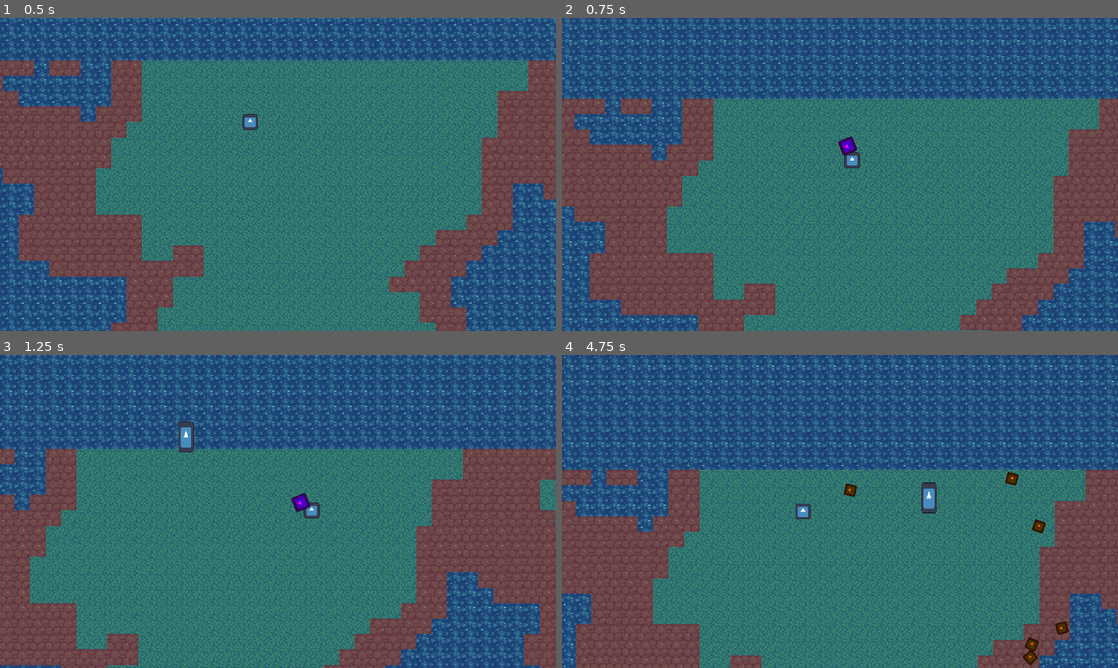
Above: before the commit, frames 1-4 (two rows, left to right).
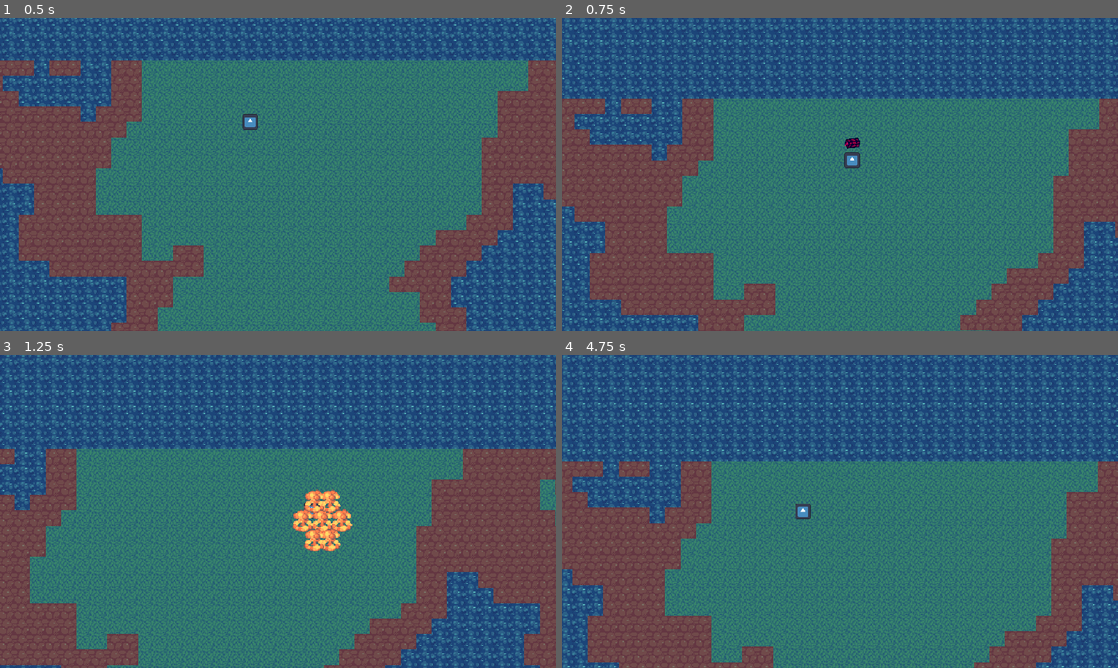
Above: after the commit, the same moments.

Repository: slotling/collateral-damage-gwj71
Game: Godot game, scene res://Scenes/Root/world.tscn
Same seed, same stepped clock (60 frames per second), same inputs: the game is played once before the commit and once after it. The engine's default icon, where the game draws it, is replaced by a stand-in: a white triangle on a blue panel in a dark square.
Inputs (mouse positions are in pixels of both pictures, inside the frame that each line leads up to):
- Up to frame 1 (0.5 s): no input
- Up to frame 2 (0.75 s): move the mouse to (962, 158) at 0.52 s; hold D (right) from 0.53 s (still down); click (962, 158) at 0.6 s
- Up to frame 3 (1.25 s): keep holding D (right)
- Up to frame 4 (4.75 s): move the mouse to (728, 527) at 1.27 s; release D (right) at 1.28 s; hold S (backward) 1.28-2.03 s; right-click (728, 527) at 1.35 s; move the mouse to (895, 442) at 2.02 s; hold D (right) 2.03-2.78 s; hold Shift (run) 2.03-2.78 s; move the mouse to (812, 574) at 2.77 s; hold W (forward) 2.78-3.53 s; click (812, 574) at 2.85 s; move the mouse to (1006, 558) at 3.52 s; hold A (left) from 3.53 s (still down); right-click (1006, 558) at 3.6 s; move the mouse to (673, 464) at 4.27 s; tap Shift (run) at 4.35 s

Frame 1 is identical in both runs. In frame 2, 0.2% of the frame differs, in the area x 49-54%, y 37-44%; in frame 3, 1.7%; in frame 4, 35%, in the area x 0-100%, y 0-100%.

Commit message:
explosiomn

Diff:
--- a/Handlers/WaveHandler.gd
+++ b/Handlers/WaveHandler.gd
@@ -3,8 +3,6 @@
 signal wave_completed
 signal all_waves_finished
 signal enemy_died
-
-enum enemy_types {terminator, killer_panda}
 
 @onready var cooldown_timer = $WaveCooldown
 @onready var terrain_generator: Node2D = get_tree().get_first_node_in_group("terrain_generator")
@@ -23,7 +21,6 @@
 	randomize()
 
 func start_wave():
-
 	if !enabled:
 		return
 
@@ -31,6 +28,7 @@
 		enemy_count = n + 1
 
 		spawn_enemy()
+		await get_tree().create_timer(1).timeout
 
 func get_random_position():
 	if terrain_generator:
@@ -40,18 +38,12 @@
 		return random_tile_pos - terrain_generator.size/2
 	return Vector2.ZERO
 
-func get_enemy_type() -> int:
-	var enemy_type = randi_range(0, enemy_types.size() - 1)
-	return enemy_type
-
 func spawn_enemy():
 	var enemy_instance = enemy.instantiate()
-	var enemy_type = get_enemy_type()
 	var random_pos = get_random_position()
 	var health_handler = enemy_instance.health_handler
 
 	enemy_count += 1
-	# enemy_instance.type = str(enemy_type)
 
 	enemy_instance.global_position = random_pos * terrain_generator.tilesize
 	get_parent().add_child(enemy_instance)
--- /dev/null
+++ b/Resources/Atlases/dynamite.tres
@@ -0,0 +1,7 @@
+[gd_resource type="AtlasTexture" load_steps=2 format=3 uid="uid://dnsjq5yixo2q6"]
+
+[ext_resource type="Texture2D" uid="uid://qwjb26svp7gc" path="res://Assets/Textures/NyomSprites.png" id="1_wg0ca"]
+
+[resource]
+atlas = ExtResource("1_wg0ca")
+region = Rect2(0, 224, 32, 32)
--- /dev/null
+++ b/Resources/Atlases/explosion.tres
@@ -0,0 +1,7 @@
+[gd_resource type="AtlasTexture" load_steps=2 format=3 uid="uid://dlugdnup3lyps"]
+
+[ext_resource type="Texture2D" uid="uid://qwjb26svp7gc" path="res://Assets/Textures/NyomSprites.png" id="1_drwe4"]
+
+[resource]
+atlas = ExtResource("1_drwe4")
+region = Rect2(704, 96, 320, 64)
--- /dev/null
+++ b/Resources/Atlases/spark.tres
@@ -0,0 +1,7 @@
+[gd_resource type="AtlasTexture" load_steps=2 format=3 uid="uid://djph3r6qhqu6u"]
+
+[ext_resource type="Texture2D" uid="uid://qwjb26svp7gc" path="res://Assets/Textures/NyomSprites.png" id="1_cvt1v"]
+
+[resource]
+atlas = ExtResource("1_cvt1v")
+region = Rect2(768, 32, 256, 64)
--- a/Scenes/Entities/Projectiles/Bomb.gd
+++ b/Scenes/Entities/Projectiles/Bomb.gd
@@ -2,6 +2,8 @@
 class_name Bomb
 
 var end_position:Vector2
+@export var CURVE_SPEED = 500
+@export var ROTATE_DEGREES_SPEED = 360*2
 
 func init(from=Vector2.ZERO, to=Vector2.ZERO) -> void: # global positions
 	global_position = from
@@ -10,11 +12,15 @@
 	end_position = to
 
 func _ready() -> void:
-	pass # Replace with function body.
+	pass
 
-# Called every frame. 'delta' is the elapsed time since the previous frame.
-func _physics_process(delta) -> void:
-	$UpCurvePath/PathFollow2D.progress += 400 * delta
+func _process(delta) -> void:
+	if global_position.x <= end_position.x:
+		$UpCurvePath/PathFollow2D/Sprite2D.rotation_degrees += ROTATE_DEGREES_SPEED * delta
+	else:
+		$UpCurvePath/PathFollow2D/Sprite2D.rotation_degrees -= ROTATE_DEGREES_SPEED * delta
+
+	$UpCurvePath/PathFollow2D.progress += CURVE_SPEED * delta
 	if $UpCurvePath/PathFollow2D.progress_ratio >= 1:
 		detonate()
 
--- a/Scenes/Entities/Projectiles/Bomb.tscn
+++ b/Scenes/Entities/Projectiles/Bomb.tscn
@@ -2,17 +2,19 @@
 
 [ext_resource type="PackedScene" uid="uid://ca3tsn8ksqgef" path="res://Scenes/Misc/UpCurvePath.tscn" id="1_eohv5"]
 [ext_resource type="Script" path="res://Scenes/Entities/Projectiles/Bomb.gd" id="1_vxjbw"]
-[ext_resource type="Curve2D" uid="uid://co1oeabgggmst" path="res://Resources/Curves/ProjectileCurve.tres" id="3_22m7i"]
-[ext_resource type="Texture2D" uid="uid://b1k3mggtht0mx" path="res://icon.svg" id="3_wqwyo"]
+[ext_resource type="Texture2D" uid="uid://dnsjq5yixo2q6" path="res://Resources/Atlases/dynamite.tres" id="3_6cknm"]
+
+[sub_resource type="Curve2D" id="Curve2D_pfiob"]
+resource_local_to_scene = true
 
 [node name="Bomb" type="Node2D"]
 script = ExtResource("1_vxjbw")
 
 [node name="UpCurvePath" parent="." instance=ExtResource("1_eohv5")]
-curve = ExtResource("3_22m7i")
+curve = SubResource("Curve2D_pfiob")
 
 [node name="Sprite2D" type="Sprite2D" parent="UpCurvePath/PathFollow2D" index="0"]
 modulate = Color(1, 0, 1, 1)
-texture = ExtResource("3_wqwyo")
+texture = ExtResource("3_6cknm")
 
 [editable path="UpCurvePath"]
--- a/Scenes/Entities/Projectiles/explosion.gd
+++ b/Scenes/Entities/Projectiles/explosion.gd
@@ -1,16 +1,21 @@
 extends Node2D
+
+@export var explosionFrame = 0
 
 func init(pos: Vector2): # global positions
 	global_position = pos
 
 # Called when the node enters the scene tree for the first time.
 func _ready():
-	pass # Replace with function body.
+	$AnimationPlayer.play("explosion")
 
 # Called every frame. 'delta' is the elapsed time since the previous frame.
 func _process(delta):
-	pass
+	for i in range($Sprites.get_children().size()):
+		$Sprites.get_child(i).frame = explosionFrame
 
 func _on_explosion_active_timer_timeout():
 	$HurtBoxHandler/CollisionShape2D.disabled = true
+
+func _on_despawn_timer_timeout():
 	queue_free()
--- a/Scenes/Entities/Projectiles/explosion.tscn
+++ b/Scenes/Entities/Projectiles/explosion.tscn
@@ -1,11 +1,48 @@
-[gd_scene load_steps=4 format=3 uid="uid://cqbskis2pu6vb"]
+[gd_scene load_steps=8 format=3 uid="uid://cqbskis2pu6vb"]
 
 [ext_resource type="Script" path="res://Scenes/Entities/Projectiles/explosion.gd" id="1_ulibx"]
 [ext_resource type="PackedScene" uid="uid://cm2ssf8ce16m5" path="res://Handlers/hurt_box_handler.tscn" id="2_dvesb"]
+[ext_resource type="Texture2D" uid="uid://dlugdnup3lyps" path="res://Resources/Atlases/explosion.tres" id="3_msmbf"]
 
 [sub_resource type="CircleShape2D" id="CircleShape2D_pe2d0"]
 resource_local_to_scene = true
-radius = 96.3328
+radius = 64.0
+
+[sub_resource type="Animation" id="Animation_rvlxt"]
+resource_name = "explosion"
+tracks/0/type = "value"
+tracks/0/imported = false
+tracks/0/enabled = true
+tracks/0/path = NodePath(".:explosionFrame")
+tracks/0/interp = 1
+tracks/0/loop_wrap = true
+tracks/0/keys = {
+"times": PackedFloat32Array(0, 0.2, 0.4, 0.6, 0.8),
+"transitions": PackedFloat32Array(1, 1, 1, 1, 1),
+"update": 1,
+"values": [0, 1, 2, 3, 4]
+}
+
+[sub_resource type="Animation" id="Animation_yfldi"]
+length = 0.001
+tracks/0/type = "value"
+tracks/0/imported = false
+tracks/0/enabled = true
+tracks/0/path = NodePath(".:explosionFrame")
+tracks/0/interp = 1
+tracks/0/loop_wrap = true
+tracks/0/keys = {
+"times": PackedFloat32Array(0),
+"transitions": PackedFloat32Array(1),
+"update": 1,
+"values": [0]
+}
+
+[sub_resource type="AnimationLibrary" id="AnimationLibrary_c5xd3"]
+_data = {
+"RESET": SubResource("Animation_yfldi"),
+"explosion": SubResource("Animation_rvlxt")
+}
 
 [node name="Explosion" type="Node2D"]
 script = ExtResource("1_ulibx")
@@ -17,8 +54,56 @@
 shape = SubResource("CircleShape2D_pe2d0")
 
 [node name="ExplosionActiveTimer" type="Timer" parent="."]
-wait_time = 0.25
+wait_time = 0.1
 one_shot = true
 autostart = true
 
+[node name="DespawnTimer" type="Timer" parent="."]
+wait_time = 0.5
+one_shot = true
+autostart = true
+
+[node name="Sprites" type="Node2D" parent="."]
+
+[node name="Sprite2D" type="Sprite2D" parent="Sprites"]
+texture = ExtResource("3_msmbf")
+hframes = 5
+
+[node name="Sprite2D2" type="Sprite2D" parent="Sprites"]
+position = Vector2(-40, 0)
+texture = ExtResource("3_msmbf")
+hframes = 5
+
+[node name="Sprite2D3" type="Sprite2D" parent="Sprites"]
+position = Vector2(16, -40)
+texture = ExtResource("3_msmbf")
+hframes = 5
+
+[node name="Sprite2D4" type="Sprite2D" parent="Sprites"]
+position = Vector2(-16, -40)
+texture = ExtResource("3_msmbf")
+hframes = 5
+
+[node name="Sprite2D5" type="Sprite2D" parent="Sprites"]
+position = Vector2(16, 40)
+texture = ExtResource("3_msmbf")
+hframes = 5
+
+[node name="Sprite2D6" type="Sprite2D" parent="Sprites"]
+position = Vector2(-16, 40)
+texture = ExtResource("3_msmbf")
+hframes = 5
+
+[node name="Sprite2D7" type="Sprite2D" parent="Sprites"]
+position = Vector2(40, 0)
+texture = ExtResource("3_msmbf")
+hframes = 5
+
+[node name="AnimationPlayer" type="AnimationPlayer" parent="."]
+libraries = {
+"": SubResource("AnimationLibrary_c5xd3")
+}
+speed_scale = 2.0
+
 [connection signal="timeout" from="ExplosionActiveTimer" to="." method="_on_explosion_active_timer_timeout"]
+[connection signal="timeout" from="DespawnTimer" to="." method="_on_despawn_timer_timeout"]
--- a/Scenes/Misc/UpCurvePath.tscn
+++ b/Scenes/Misc/UpCurvePath.tscn
@@ -10,6 +10,5 @@
 script = ExtResource("1_ijatl")
 
 [node name="PathFollow2D" type="PathFollow2D" parent="."]
-rotation = -1.9513
 rotates = false
 loop = false
--- a/project.godot
+++ b/project.godot
@@ -40,6 +40,7 @@
 run={
 "deadzone": 0.5,
 "events": [Object(InputEventKey,"resource_local_to_scene":false,"resource_name":"","device":-1,"window_id":0,"alt_press …(182 unchanged characters)…
+, Object(InputEventKey,"resource_local_to_scene":false,"resource_name":"","device":-1,"window_id":0,"alt_pressed":false,"shift_pressed":false,"ctrl_pressed":false,"meta_pressed":false,"pressed":false,"keycode":0,"physical_keycode":32,"key_label":0,"unicode":32,"echo":false,"script":null)
 ]
 }
 attack1={
